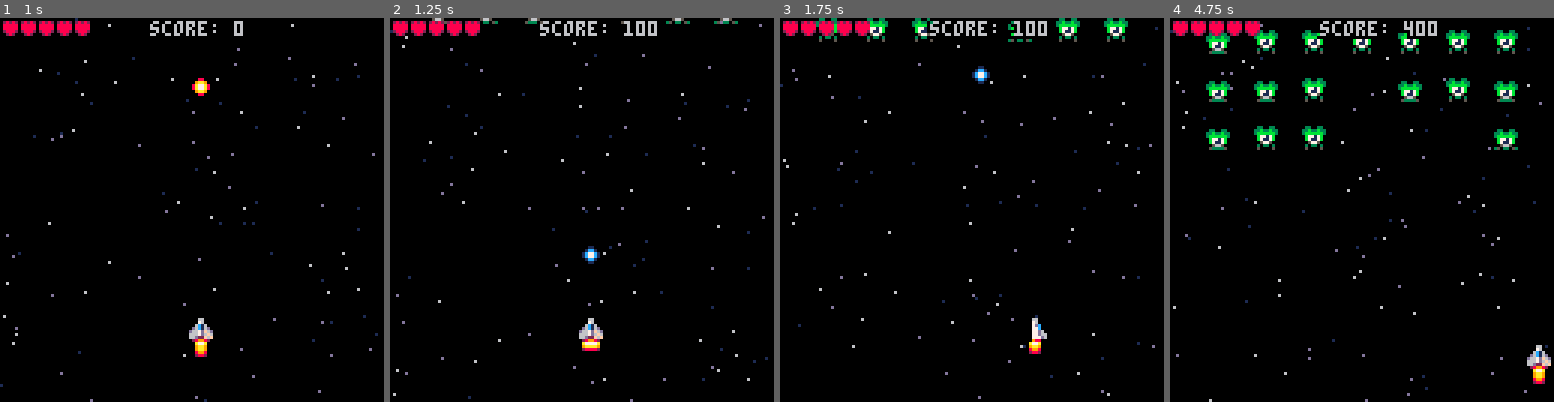
Above: before the commit, frames 1-4 (left to right).
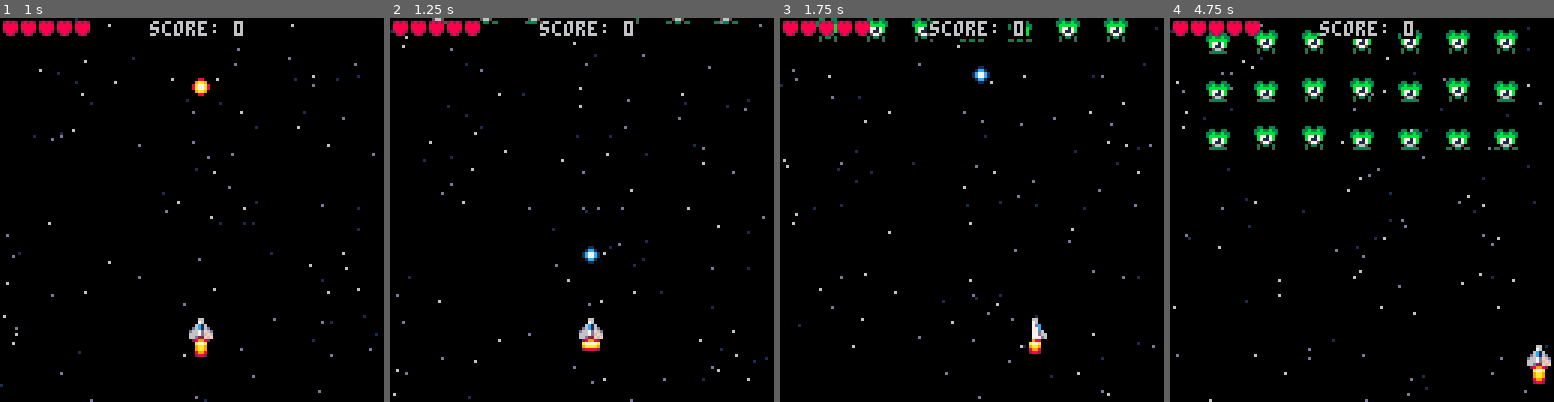
Above: after the commit, the same moments.

Repository: jimmac/pico-shed
Game: PICO-8 cartridge shmup.p8
Two runs of this game, one before a commit and one after it. Both use one fixed random seed, a clock stepped at 60 frames per second and the inputs below.
Inputs:
- Up to frame 1 (1 s): tap X (X key) at 0.33 s; tap O (Z key) at 0.7 s
- Up to frame 2 (1.25 s): tap X (X key) at 1.07 s
- Up to frame 3 (1.75 s): hold Right from 1.6 s (still down); tap O (Z key) at 1.7 s
- Up to frame 4 (4.75 s): tap X (X key) at 1.85, 2.97, 4.08 s; release Right at 2.1 s; tap O (Z key) every 0.4 s from 2.1 to 4.5 s; hold Up 2.15-2.42 s; hold Right 2.47-3.03 s; hold Left 3.08-3.58 s; hold Down 3.63-3.97 s; hold Right 4.02-4.68 s; hold Up from 4.73 s (still down)

Frame 1 is identical in both runs. In frame 2, 0.2% of the frame differs, in the area x 60-70%, y 0-5%; in frame 3, 0.3%; in frame 4, 1.2%, in the area x 46-79%, y 0-35%.

Commit message:
large sprite explosions

Diff:
--- a/shmup.p8
+++ b/shmup.p8
@@ -64,10 +64,7 @@
 
 	en={} --enemies
 
-	--[[
-	add(en,{x=40,y=24,spy=.2,spx=0,
-	        spr=20+rnd(3)})
-	--]]
+	boom={}
 
 	--starfield
 	stars={}
@@ -176,6 +173,20 @@
  return true
 end
 
+function flashpal()
+	for i=1,16 do
+		pal(i,7)
+	end
+end
+
+function explode(x,y)
+	local myex={}
+	myex.x=x-5
+	myex.y=y-5
+	myex.age=8
+	add(boom,myex)
+end
+
 function spawnenemies()
 	for i=1,7 do
 		for j=1,3 do
@@ -185,6 +196,8 @@
 			myen.spy=.2
 			myen.spx=0
 			myen.spr=20+rnd(3)
+			myen.hp=3
+			myen.flash=0
 			add(en,myen)
 		end
 	end
@@ -250,6 +263,7 @@
 				pl.inv=90
 				sfx(1)
 				del(en,myen)
+				explode(myen.x,myen.y)
 			end
 		end
 	end
@@ -291,10 +305,17 @@
 	for bullet in all(bl) do
 		for enemy in all(en) do
 			if col(bullet,enemy) then
-				sfx(2)
-				score+=100
-				del(en,enemy)
 				del(bl,bullet)
+				enemy.hp-=1
+				sfx(3)
+				enemy.flash=3
+				if enemy.hp<=0 then
+					sfx(2)
+					score+=100
+					del(en,enemy)
+					--explode where it was
+					explode(enemy.x,enemy.y)
+				end
 			end
 		end
 	end
@@ -343,19 +364,40 @@
  else
   --invulnerable state
   if sin(fr/10)<0.1 then
+   flashpal()
 	  drwspr(pl)
+	  pal()
 	  spr(flame,pl.x,pl.y+5)
+
 	 end
 	end
 
 
 	--enemies
 	for myen in all(en) do
+		if myen.flash>0 then
+			myen.flash-=1
+			flashpal()
+		end
 		drwspr(myen)
+		pal()
 	end
 
 	--shooting & bullet
 	bang() --show muzzle flash
+
+	--explosions
+	for myex in all(boom) do
+	 if myex.age>0 then
+	  local boomspr={38,38,36,36,34,34,32,32}
+			spr(boomspr[myex.age],myex.x,myex.y,2,2)
+			myex.age-=1
+		else
+			del(boom,myex)
+		end
+	end
+
+	--bullets
 	for mybul in all(bl) do
 		drwspr(mybul)
 	end
Not shown, changed: 17 lines of the sprite sheet (__gfx__) section of shmup.p8
Not shown, changed: the sound effects (__sfx__) section of shmup.p8
